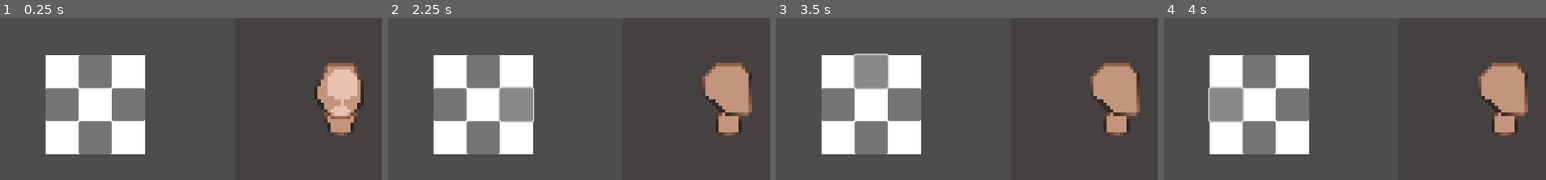
Above: before the commit, frames 1-4 (left to right).
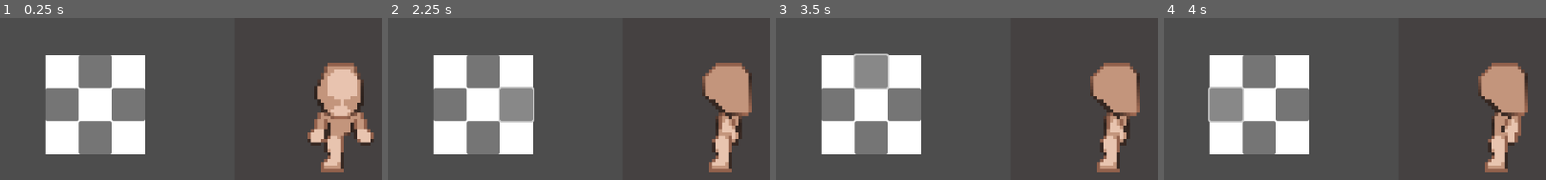
Above: after the commit, the same moments.

Repository: p1petto/CharacterMakerNew
Game: Godot game, scene res://Scenes/maker.tscn
Same seed, same stepped clock (60 frames per second), same inputs: the game is played once before the commit and once after it. The engine's default icon, where the game draws it, is replaced by a stand-in: a white triangle on a blue panel in a dark square.
Inputs (mouse positions are % of the whole screen's width and height, from its top left):
- Up to frame 1 (0.25 s): no input
- Up to frame 2 (2.25 s): click (15, 71) at 0.5 s; click (18, 39) at 1.25 s; click (22, 29) at 2 s
- Up to frame 3 (3.5 s): click (18, 19) at 2.75 s
- Up to frame 4 (4 s): click (14, 29) at 3.5 s
The pictures show only the part of the screen within x 6-56%, y 2-52%; the shares and areas given below are measured in that part.

The runs differ from the first frame. In frame 1, 2.8% of the frame differs, in the area x 80-98%, y 56-96%; in frame 2, 1.8%; in frame 3, 1.8%; in frame 4, 1.8%.
Error in both runs: Invalid call to function 'setup_polygon' in base 'Node2D (dynamic_part.gd)'. Expected 1 arguments. (res://Scripts/character.gd:22)

Commit message:
Изменение направления условно-динамических элементов

Diff:
--- a/Resources/ConditionallyDynamicParts/arm_animations.tres
+++ /dev/null
@@ -1,120 +0,0 @@
-[gd_resource type="SpriteFrames" load_steps=14 format=3 uid="uid://m8pb07il8ekv"]
-
-[ext_resource type="Texture2D" uid="uid://bbn2wkg81lbk8" path="res://Assets/Character/arm/idle-arm-down.png" id="1_yweal"]
-
-[sub_resource type="AtlasTexture" id="AtlasTexture_ojvjk"]
-atlas = ExtResource("1_yweal")
-region = Rect2(0, 0, 64, 64)
-
-[sub_resource type="AtlasTexture" id="AtlasTexture_jcr12"]
-atlas = ExtResource("1_yweal")
-region = Rect2(64, 0, 64, 64)
-
-[sub_resource type="AtlasTexture" id="AtlasTexture_plyv1"]
-atlas = ExtResource("1_yweal")
-region = Rect2(0, 64, 64, 64)
-
-[sub_resource type="AtlasTexture" id="AtlasTexture_ypn3j"]
-atlas = ExtResource("1_yweal")
-region = Rect2(64, 64, 64, 64)
-
-[sub_resource type="AtlasTexture" id="AtlasTexture_jekq8"]
-atlas = ExtResource("1_yweal")
-region = Rect2(0, 128, 64, 64)
-
-[sub_resource type="AtlasTexture" id="AtlasTexture_83fpm"]
-atlas = ExtResource("1_yweal")
-region = Rect2(64, 128, 64, 64)
-
-[sub_resource type="AtlasTexture" id="AtlasTexture_qbbgy"]
-atlas = ExtResource("1_yweal")
-region = Rect2(128, 0, 64, 64)
-
-[sub_resource type="AtlasTexture" id="AtlasTexture_ka55o"]
-atlas = ExtResource("1_yweal")
-region = Rect2(192, 0, 64, 64)
-
-[sub_resource type="AtlasTexture" id="AtlasTexture_6p3n0"]
-atlas = ExtResource("1_yweal")
-region = Rect2(128, 64, 64, 64)
-
-[sub_resource type="AtlasTexture" id="AtlasTexture_ofkhv"]
-atlas = ExtResource("1_yweal")
-region = Rect2(192, 64, 64, 64)
-
-[sub_resource type="AtlasTexture" id="AtlasTexture_vjqb5"]
-atlas = ExtResource("1_yweal")
-region = Rect2(128, 128, 64, 64)
-
-[sub_resource type="AtlasTexture" id="AtlasTexture_m3123"]
-atlas = ExtResource("1_yweal")
-region = Rect2(192, 128, 64, 64)
-
-[resource]
-animations = [{
-"frames": [{
-"duration": 1.0,
-"texture": SubResource("AtlasTexture_ojvjk")
-}, {
-"duration": 1.0,
-"texture": SubResource("AtlasTexture_jcr12")
-}],
-"loop": true,
-"name": &"idle_arm_down_1",
-"speed": 5.0
-}, {
-"frames": [{
-"duration": 1.0,
-"texture": SubResource("AtlasTexture_plyv1")
-}, {
-"duration": 1.0,
-"texture": SubResource("AtlasTexture_ypn3j")
-}],
-"loop": true,
-"name": &"idle_arm_down_2",
-"speed": 5.0
-}, {
-"frames": [{
-"duration": 1.0,
-"texture": SubResource("AtlasTexture_jekq8")
-}, {
-"duration": 1.0,
-"texture": SubResource("AtlasTexture_83fpm")
-}],
-"loop": true,
-"name": &"idle_arm_down_3",
-"speed": 5.0
-}, {
-"frames": [{
-"duration": 1.0,
-"texture": SubResource("AtlasTexture_qbbgy")
-}, {
-"duration": 1.0,
-"texture": SubResource("AtlasTexture_ka55o")
-}],
-"loop": true,
-"name": &"idle_arm_horizontal_1",
-"speed": 5.0
-}, {
-"frames": [{
-"duration": 1.0,
-"texture": SubResource("AtlasTexture_6p3n0")
-}, {
-"duration": 1.0,
-"texture": SubResource("AtlasTexture_ofkhv")
-}],
-"loop": true,
-"name": &"idle_arm_horizontal_2",
-"speed": 5.0
-}, {
-"frames": [{
-"duration": 1.0,
-"texture": SubResource("AtlasTexture_vjqb5")
-}, {
-"duration": 1.0,
-"texture": SubResource("AtlasTexture_m3123")
-}],
-"loop": true,
-"name": &"idle_arm_horizontal_3",
-"speed": 5.0
-}]
--- /dev/null
+++ b/Resources/ConditionallyDynamicParts/arm_l_animations.tres
@@ -0,0 +1,177 @@
+[gd_resource type="SpriteFrames" load_steps=20 format=3 uid="uid://boqweykkavowk"]
+
+[ext_resource type="Texture2D" uid="uid://bbn2wkg81lbk8" path="res://Assets/Character/arm/idle-arm-down.png" id="1_cymx4"]
+
+[sub_resource type="AtlasTexture" id="AtlasTexture_rtabu"]
+atlas = ExtResource("1_cymx4")
+region = Rect2(0, 0, 64, 64)
+
+[sub_resource type="AtlasTexture" id="AtlasTexture_j8cnv"]
+atlas = ExtResource("1_cymx4")
+region = Rect2(64, 0, 64, 64)
+
+[sub_resource type="AtlasTexture" id="AtlasTexture_en8vf"]
+atlas = ExtResource("1_cymx4")
+region = Rect2(0, 64, 64, 64)
+
+[sub_resource type="AtlasTexture" id="AtlasTexture_ggg22"]
+atlas = ExtResource("1_cymx4")
+region = Rect2(64, 64, 64, 64)
+
+[sub_resource type="AtlasTexture" id="AtlasTexture_qb3xi"]
+atlas = ExtResource("1_cymx4")
+region = Rect2(0, 128, 64, 64)
+
+[sub_resource type="AtlasTexture" id="AtlasTexture_mujtq"]
+atlas = ExtResource("1_cymx4")
+region = Rect2(64, 128, 64, 64)
+
+[sub_resource type="AtlasTexture" id="AtlasTexture_ywu1t"]
+atlas = ExtResource("1_cymx4")
+region = Rect2(512, 0, 64, 64)
+
+[sub_resource type="AtlasTexture" id="AtlasTexture_7qbvd"]
+atlas = ExtResource("1_cymx4")
+region = Rect2(576, 0, 64, 64)
+
+[sub_resource type="AtlasTexture" id="AtlasTexture_yeill"]
+atlas = ExtResource("1_cymx4")
+region = Rect2(512, 64, 64, 64)
+
+[sub_resource type="AtlasTexture" id="AtlasTexture_8h6qq"]
+atlas = ExtResource("1_cymx4")
+region = Rect2(576, 64, 64, 64)
+
+[sub_resource type="AtlasTexture" id="AtlasTexture_n4hcx"]
+atlas = ExtResource("1_cymx4")
+region = Rect2(512, 128, 64, 64)
+
+[sub_resource type="AtlasTexture" id="AtlasTexture_1m54d"]
+atlas = ExtResource("1_cymx4")
+region = Rect2(576, 128, 64, 64)
+
+[sub_resource type="AtlasTexture" id="AtlasTexture_rub5j"]
+atlas = ExtResource("1_cymx4")
+region = Rect2(256, 0, 64, 64)
+
+[sub_resource type="AtlasTexture" id="AtlasTexture_fpjap"]
+atlas = ExtResource("1_cymx4")
+region = Rect2(320, 0, 64, 64)
+
+[sub_resource type="AtlasTexture" id="AtlasTexture_ejhtv"]
+atlas = ExtResource("1_cymx4")
+region = Rect2(256, 64, 64, 64)
+
+[sub_resource type="AtlasTexture" id="AtlasTexture_wfbg5"]
+atlas = ExtResource("1_cymx4")
+region = Rect2(320, 64, 64, 64)
+
+[sub_resource type="AtlasTexture" id="AtlasTexture_oenh7"]
+atlas = ExtResource("1_cymx4")
+region = Rect2(256, 128, 64, 64)
+
+[sub_resource type="AtlasTexture" id="AtlasTexture_bgm23"]
+atlas = ExtResource("1_cymx4")
+region = Rect2(320, 128, 64, 64)
+
+[resource]
+animations = [{
+"frames": [{
+"duration": 1.0,
+"texture": SubResource("AtlasTexture_rtabu")
+}, {
+"duration": 1.0,
+"texture": SubResource("AtlasTexture_j8cnv")
+}],
+"loop": true,
+"name": &"idle_down_1",
+"speed": 5.0
+}, {
+"frames": [{
+"duration": 1.0,
+"texture": SubResource("AtlasTexture_en8vf")
+}, {
+"duration": 1.0,
+"texture": SubResource("AtlasTexture_ggg22")
+}],
+"loop": true,
+"name": &"idle_down_2",
+"speed": 5.0
+}, {
+"frames": [{
+"duration": 1.0,
+"texture": SubResource("AtlasTexture_qb3xi")
+}, {
+"duration": 1.0,
+"texture": SubResource("AtlasTexture_mujtq")
+}],
+"loop": true,
+"name": &"idle_down_3",
+"speed": 5.0
+}, {
+"frames": [{
+"duration": 1.0,
+"texture": SubResource("AtlasTexture_ywu1t")
+}, {
+"duration": 1.0,
+"texture": SubResource("AtlasTexture_7qbvd")
+}],
+"loop": true,
+"name": &"idle_left_1",
+"speed": 5.0
+}, {
+"frames": [{
+"duration": 1.0,
+"texture": SubResource("AtlasTexture_yeill")
+}, {
+"duration": 1.0,
+"texture": SubResource("AtlasTexture_8h6qq")
+}],
+"loop": true,
+"name": &"idle_left_2",
+"speed": 5.0
+}, {
+"frames": [{
+"duration": 1.0,
+"texture": SubResource("AtlasTexture_n4hcx")
+}, {
+"duration": 1.0,
+"texture": SubResource("AtlasTexture_1m54d")
+}],
+"loop": true,
+"name": &"idle_left_3",
+"speed": 5.0
+}, {
+"frames": [{
+"duration": 1.0,
+"texture": SubResource("AtlasTexture_rub5j")
+}, {
+"duration": 1.0,
+"texture": SubResource("AtlasTexture_fpjap")
+}],
+"loop": true,
+"name": &"idle_right_1",
+"speed": 5.0
+}, {
+"frames": [{
+"duration": 1.0,
+"texture": SubResource("AtlasTexture_ejhtv")
+}, {
+"duration": 1.0,
+"texture": SubResource("AtlasTexture_wfbg5")
+}],
+"loop": true,
+"name": &"idle_right_2",
+"speed": 5.0
+}, {
+"frames": [{
+"duration": 1.0,
+"texture": SubResource("AtlasTexture_oenh7")
+}, {
+"duration": 1.0,
+"texture": SubResource("AtlasTexture_bgm23")
+}],
+"loop": true,
+"name": &"idle_right_3",
+"speed": 5.0
+}]
--- /dev/null
+++ b/Resources/ConditionallyDynamicParts/arm_r_animations.tres
@@ -0,0 +1,177 @@
+[gd_resource type="SpriteFrames" load_steps=20 format=3 uid="uid://m8pb07il8ekv"]
+
+[ext_resource type="Texture2D" uid="uid://bbn2wkg81lbk8" path="res://Assets/Character/arm/idle-arm-down.png" id="1_4em4o"]
+
+[sub_resource type="AtlasTexture" id="AtlasTexture_mjss4"]
+atlas = ExtResource("1_4em4o")
+region = Rect2(128, 0, 64, 64)
+
+[sub_resource type="AtlasTexture" id="AtlasTexture_b4udj"]
+atlas = ExtResource("1_4em4o")
+region = Rect2(192, 0, 64, 64)
+
+[sub_resource type="AtlasTexture" id="AtlasTexture_35h1j"]
+atlas = ExtResource("1_4em4o")
+region = Rect2(128, 64, 64, 64)
+
+[sub_resource type="AtlasTexture" id="AtlasTexture_p0v8w"]
+atlas = ExtResource("1_4em4o")
+region = Rect2(192, 64, 64, 64)
+
+[sub_resource type="AtlasTexture" id="AtlasTexture_bmcdw"]
+atlas = ExtResource("1_4em4o")
+region = Rect2(128, 128, 64, 64)
+
+[sub_resource type="AtlasTexture" id="AtlasTexture_ilcvp"]
+atlas = ExtResource("1_4em4o")
+region = Rect2(192, 128, 64, 64)
+
+[sub_resource type="AtlasTexture" id="AtlasTexture_ivgcy"]
+atlas = ExtResource("1_4em4o")
+region = Rect2(384, 0, 64, 64)
+
+[sub_resource type="AtlasTexture" id="AtlasTexture_rd2l3"]
+atlas = ExtResource("1_4em4o")
+region = Rect2(448, 0, 64, 64)
+
+[sub_resource type="AtlasTexture" id="AtlasTexture_641qj"]
+atlas = ExtResource("1_4em4o")
+region = Rect2(384, 64, 64, 64)
+
+[sub_resource type="AtlasTexture" id="AtlasTexture_no8t7"]
+atlas = ExtResource("1_4em4o")
+region = Rect2(448, 64, 64, 64)
+
+[sub_resource type="AtlasTexture" id="AtlasTexture_isvu0"]
+atlas = ExtResource("1_4em4o")
+region = Rect2(384, 128, 64, 64)
+
+[sub_resource type="AtlasTexture" id="AtlasTexture_lhtr8"]
+atlas = ExtResource("1_4em4o")
+region = Rect2(448, 128, 64, 64)
+
+[sub_resource type="AtlasTexture" id="AtlasTexture_qbspc"]
+atlas = ExtResource("1_4em4o")
+region = Rect2(512, 0, 64, 64)
+
+[sub_resource type="AtlasTexture" id="AtlasTexture_pbg5n"]
+atlas = ExtResource("1_4em4o")
+region = Rect2(576, 0, 64, 64)
+
+[sub_resource type="AtlasTexture" id="AtlasTexture_1x73r"]
+atlas = ExtResource("1_4em4o")
+region = Rect2(512, 0, 64, 64)
+
+[sub_resource type="AtlasTexture" id="AtlasTexture_brg20"]
+atlas = ExtResource("1_4em4o")
+region = Rect2(576, 0, 64, 64)
+
+[sub_resource type="AtlasTexture" id="AtlasTexture_d2luj"]
+atlas = ExtResource("1_4em4o")
+region = Rect2(512, 128, 64, 64)
+
+[sub_resource type="AtlasTexture" id="AtlasTexture_y5jal"]
+atlas = ExtResource("1_4em4o")
+region = Rect2(576, 128, 64, 64)
+
+[resource]
+animations = [{
+"frames": [{
+"duration": 1.0,
+"texture": SubResource("AtlasTexture_mjss4")
+}, {
+"duration": 1.0,
+"texture": SubResource("AtlasTexture_b4udj")
+}],
+"loop": true,
+"name": &"idle_down_1",
+"speed": 5.0
+}, {
+"frames": [{
+"duration": 1.0,
+"texture": SubResource("AtlasTexture_35h1j")
+}, {
+"duration": 1.0,
+"texture": SubResource("AtlasTexture_p0v8w")
+}],
+"loop": true,
+"name": &"idle_down_2",
+"speed": 5.0
+}, {
+"frames": [{
+"duration": 1.0,
+"texture": SubResource("AtlasTexture_bmcdw")
+}, {
+"duration": 1.0,
+"texture": SubResource("AtlasTexture_ilcvp")
+}],
+"loop": true,
+"name": &"idle_down_3",
+"speed": 5.0
+}, {
+"frames": [{
+"duration": 1.0,
+"texture": SubResource("AtlasTexture_ivgcy")
+}, {
+"duration": 1.0,
+"texture": SubResource("AtlasTexture_rd2l3")
+}],
+"loop": true,
+"name": &"idle_left_1",
+"speed": 5.0
+}, {
+"frames": [{
+"duration": 1.0,
+"texture": SubResource("AtlasTexture_641qj")
+}, {
+"duration": 1.0,
+"texture": SubResource("AtlasTexture_no8t7")
+}],
+"loop": true,
+"name": &"idle_left_2",
+"speed": 5.0
+}, {
+"frames": [{
+"duration": 1.0,
+"texture": SubResource("AtlasTexture_isvu0")
+}, {
+"duration": 1.0,
+"texture": SubResource("AtlasTexture_lhtr8")
+}],
+"loop": true,
+"name": &"idle_left_3",
+"speed": 5.0
+}, {
+"frames": [{
+"duration": 1.0,
+"texture": SubResource("AtlasTexture_qbspc")
+}, {
+"duration": 1.0,
+"texture": SubResource("AtlasTexture_pbg5n")
+}],
+"loop": true,
+"name": &"idle_right_1",
+"speed": 5.0
+}, {
+"frames": [{
+"duration": 1.0,
+"texture": SubResource("AtlasTexture_1x73r")
+}, {
+"duration": 1.0,
+"texture": SubResource("AtlasTexture_brg20")
+}],
+"loop": true,
+"name": &"idle_right_2",
+"speed": 5.0
+}, {
+"frames": [{
+"duration": 1.0,
+"texture": SubResource("AtlasTexture_d2luj")
+}, {
+"duration": 1.0,
+"texture": SubResource("AtlasTexture_y5jal")
+}],
+"loop": true,
+"name": &"idle_right_3",
+"speed": 5.0
+}]
--- a/Scenes/character.tscn
+++ b/Scenes/character.tscn
@@ -1,11 +1,12 @@
-[gd_scene load_steps=8 format=3 uid="uid://bmajra62ohwsu"]
+[gd_scene load_steps=9 format=3 uid="uid://bmajra62ohwsu"]
 
 [ext_resource type="PackedScene" uid="uid://dy613l8j7trug" path="res://Scenes/dynamic_part.tscn" id="1_qwsbw"]
 [ext_resource type="Script" path="res://Scripts/character.gd" id="1_qxlcm"]
 [ext_resource type="Resource" uid="uid://bhs6b6rnrwmce" path="res://Resources/DynamicPart/Head/head.tres" id="2_60lhr"]
 [ext_resource type="Resource" uid="uid://dc424wvsgatoa" path="res://Resources/DynamicPart/Body/ManBody.tres" id="3_0fwpx"]
 [ext_resource type="PackedScene" uid="uid://bwi4hslosv760" path="res://Scenes/conditionally_dynamic_part.tscn" id="3_imctp"]
-[ext_resource type="SpriteFrames" uid="uid://m8pb07il8ekv" path="res://Resources/ConditionallyDynamicParts/arm_animations.tres" id="4_hibsb"]
+[ext_resource type="SpriteFrames" uid="uid://m8pb07il8ekv" path="res://Resources/ConditionallyDynamicParts/arm_r_animations.tres" id="4_hibsb"]
+[ext_resource type="SpriteFrames" uid="uid://boqweykkavowk" path="res://Resources/ConditionallyDynamicParts/arm_l_animations.tres" id="5_eiu34"]
 [ext_resource type="SpriteFrames" uid="uid://dtu0afq7fxtq3" path="res://Resources/ConditionallyDynamicParts/leg_animations.tres" id="6_ngtbd"]
 
 [node name="Character" type="Node2D"]
@@ -21,30 +22,23 @@
 position = Vector2(25, 15)
 dynamic_part = ExtResource("3_0fwpx")
 
-[node name="ArmL" parent="." instance=ExtResource("3_imctp")]
-visible = false
+[node name="ArmL" parent="." groups=["ConditionallyDynamic"] instance=ExtResource("3_imctp")]
 position = Vector2(32, 32)
+sprite_frames = ExtResource("5_eiu34")
+
+[node name="ArmR" parent="." groups=["ConditionallyDynamic"] instance=ExtResource("3_imctp")]
+position = Vector2(34, 32)
 sprite_frames = ExtResource("4_hibsb")
-
-[node name="ArmR" parent="." instance=ExtResource("3_imctp")]
-visible = false
-position = Vector2(32, 32)
-sprite_frames = ExtResource("4_hibsb")
-flip_x = true
 
 [node name="Head" parent="." groups=["Dynamic"] instance=ExtResource("1_qwsbw")]
 clip_children = 2
 position = Vector2(25, 15)
 dynamic_part = ExtResource("2_60lhr")
 
-[node name="LegR" parent="." instance=ExtResource("3_imctp")]
-visible = false
+[node name="LegR" parent="." groups=["ConditionallyDynamic"] instance=ExtResource("3_imctp")]
 position = Vector2(33, 29)
 sprite_frames = ExtResource("6_ngtbd")
-cur_animation = "idle_leg_r_down_1"
 
-[node name="LegL" parent="." instance=ExtResource("3_imctp")]
-visible = false
+[node name="LegL" parent="." groups=["ConditionallyDynamic"] instance=ExtResource("3_imctp")]
 position = Vector2(33, 29)
 sprite_frames = ExtResource("6_ngtbd")
-cur_animation = "idle_leg_l_down_1"
--- a/Scenes/conditionally_dynamic_part.tscn
+++ b/Scenes/conditionally_dynamic_part.tscn
@@ -1,7 +1,7 @@
 [gd_scene load_steps=3 format=3 uid="uid://bwi4hslosv760"]
 
 [ext_resource type="Script" path="res://Scripts/ConditionallyDynamicPart/conditionally_dynamic_part.gd" id="1_8wsnp"]
-[ext_resource type="SpriteFrames" uid="uid://m8pb07il8ekv" path="res://Resources/ConditionallyDynamicParts/arm_animations.tres" id="1_uyn84"]
+[ext_resource type="SpriteFrames" uid="uid://m8pb07il8ekv" path="res://Resources/ConditionallyDynamicParts/arm_r_animations.tres" id="1_uyn84"]
 
 [node name="ConditionallyDynamicPart" type="Node2D"]
 texture_filter = 1
@@ -10,4 +10,4 @@
 [node name="AnimatedSprite2D" type="AnimatedSprite2D" parent="."]
 position = Vector2(0, 3)
 sprite_frames = ExtResource("1_uyn84")
-animation = &"idle_arm_down_2"
+animation = &"idle_down_1"
--- a/Scripts/ConditionallyDynamicPart/conditionally_dynamic_part.gd
+++ b/Scripts/ConditionallyDynamicPart/conditionally_dynamic_part.gd
@@ -1,22 +1,47 @@
 extends Node2D
 
 @onready var animated_sprite = $AnimatedSprite2D
-
 @export var sprite_frames: SpriteFrames
-@export var flip_x = false
-@export var cur_frame:int
+@export var cur_frame: int
 @export var cur_animation: String
 
-# Called when the node enters the scene tree for the first time.
+var current_state: String = "idle"
+var current_direction: String = "down"
+var current_thickness: String = "1"
+
 func _ready() -> void:
 	if sprite_frames:
 		animated_sprite.sprite_frames = sprite_frames
-	if flip_x:
-		animated_sprite.flip_h = true
 	if cur_animation:
 		animated_sprite.animation = cur_animation
+	else:
+		# Установка анимации по умолчанию
+		update_animation()
 
+func change_direction(direction: String) -> void:
+	if direction not in ["top", "down", "left", "right"]:
+		return
 
-# Called every frame. 'delta' is the elapsed time since the previous frame.
+	current_direction = direction
+	update_animation()
+
+func change_state(new_state: String) -> void:
+	current_state = new_state
+	update_animation()
+
+func change_thickness(new_thickness: String) -> void:
+	current_thickness = new_thickness
+	update_animation()
+
+func update_animation() -> void:
+	# Собираем имя анимации из компонентов через underscore
+	var animation_name = "_".join([current_state, current_direction, current_thickness])
+
+	# Проверяем, существует ли такая анимация
+	if animated_sprite.sprite_frames.has_animation(animation_name):
+		animated_sprite.animation = animation_name
+	else:
+		print("Animation not found: ", animation_name)
+
 func _process(delta: float) -> void:
 	pass
--- a/Scripts/character.gd
+++ b/Scripts/character.gd
@@ -25,9 +25,12 @@
 	if cur_dir != dir:
 		cur_dir = dir
 		print ("current direction = ", cur_dir)
-		change_dir_for_dynamic()
+		change_dir_for_parts()
 
-func change_dir_for_dynamic():
+
+func change_dir_for_parts():
 	for child in get_children():
 		if child.is_in_group("Dynamic"):
 			child.setup_polygon(cur_dir)
+		elif child.is_in_group("ConditionallyDynamic"):
+			child.change_direction(cur_dir)
--- a/project.godot
+++ b/project.godot
@@ -25,6 +25,7 @@
 [global_group]
 
 Dynamic=""
+ConditionallyDynamic=""
 
 [rendering]
 
Binary file changed: Assets/Character/arm/idle-arm-down.png
